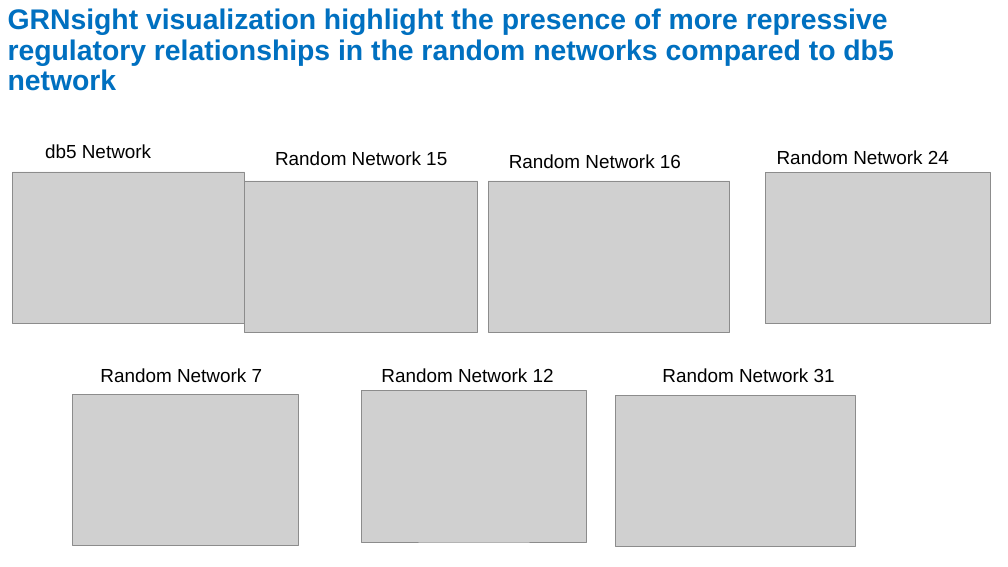
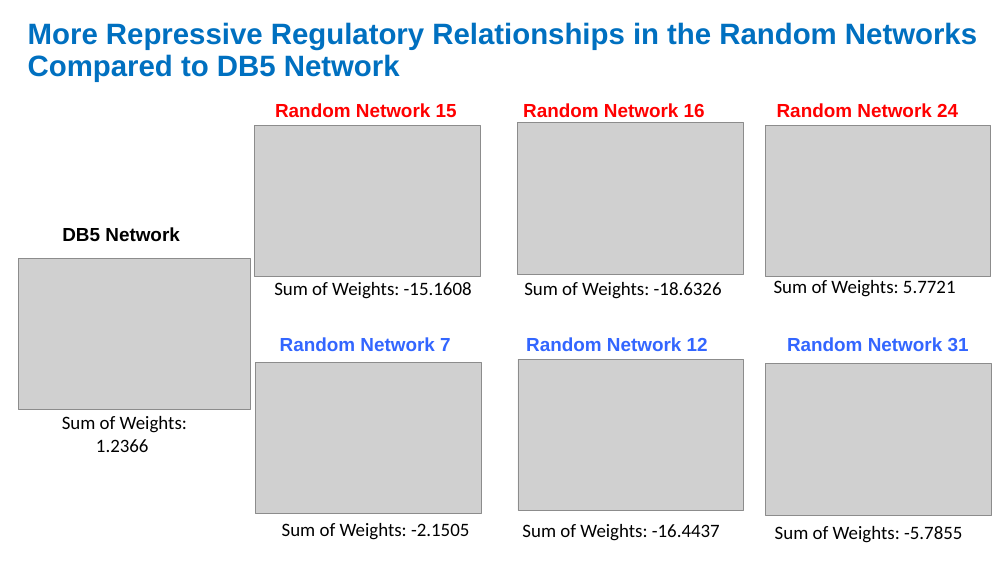
Before and after one commit to kdahlquist/GRNmap, a slide deck: slide 22 of documents/presentations/LMUURS17_NEW.pptx (slide 15 before the commit). Drawn at 1008x567 pixels with LibreOffice and Linux fonts; fonts in the diff are those of the drawing; grey boxes stand for pictures. Boxes give left, top, right and bottom in pixels: in the first picture for what was removed or moved away, otherwise in the second. Text is boxed around its words. In the diff, an @@ line names an element or a change of style, - is before the commit and + after.

```diff
--- a/documents/presentations/LMUURS17_NEW.pptx
+++ b/documents/presentations/LMUURS17_NEW.pptx
@@ title at (28,22,977,82): text changed; size 27 to 28 pt @@
-GRNsight visualization highlight the presence of more repressive regulatory relationships in the random networks compared to db5 network
+More Repressive Regulatory Relationships in the Random Networks Compared to DB5 Network
@@ text colour #000000 to #FF0000, bold on in 3 elements at (275,103,457,118), (777,103,958,118), (523,103,705,118) @@
@@ text "Random Network 16": place and size @@
-text "Random Network 16" at (509,154,681,169)
+text "Random Network 16" at (523,103,705,118)
@@ 2 texts, 1 picture: place and size @@
-2 texts, 1 picture at (275,150,991,324)
+2 texts, 1 picture at (275,103,991,277)
@@ picture added at (254,126,480,277) @@
@@ picture added at (517,123,743,274) @@
@@ picture removed at (245,181,478,332) @@
@@ picture removed at (488,181,730,332) @@
@@ text at (62,227,180,242): text changed; bold on @@
-db5 Network
+DB5 Network
@@ picture: place and size @@
-picture at (13,172,244,323)
+picture at (18,259,250,410)
@@ text added at (274,282,472,299), 18 pt, text #000000 @@
+Sum of Weights: -15.1608
@@ text added at (524,282,722,299), 18 pt, text #000000 @@
+Sum of Weights: -18.6326
@@ text added at (774,280,956,297), 18 pt, text #000000 @@
+Sum of Weights: 5.7721
@@ text colour #000000 to #3366FF, bold on in 3 elements at (787,337,969,351), (526,337,708,351), (280,337,451,351) @@
@@ text "Random Network 7": place and size @@
-text "Random Network 7" at (100,368,263,383)
+text "Random Network 7" at (280,337,451,351)
@@ text "Random Network 12": place and size @@
-text "Random Network 12" at (381,368,554,383)
+text "Random Network 12" at (526,337,708,351)
@@ text "Random Network 31": place and size @@
-text "Random Network 31" at (662,368,835,383)
+text "Random Network 31" at (787,337,969,351)
@@ picture: place and size @@
-picture at (361,391,587,542)
+picture at (518,359,743,510)
@@ picture: place and size @@
-picture at (73,394,299,545)
+picture at (256,362,482,513)
@@ picture: place and size @@
-picture at (616,395,855,547)
+picture at (765,364,991,515)
@@ text added at (62,416,187,452), 18 pt, text #000000 @@
+Sum of Weights: 1.2366
@@ text added at (282,523,469,540), 18 pt, text #000000 @@
+Sum of Weights: -2.1505
@@ text added at (522,524,720,541), 18 pt, text #000000 @@
+Sum of Weights: -16.4437
@@ text added at (775,526,962,543), 18 pt, text #000000 @@
+Sum of Weights: -5.7855
```
Also in this commit, not shown: 14 other slides changed, 8 slides added, 1 slide removed.
